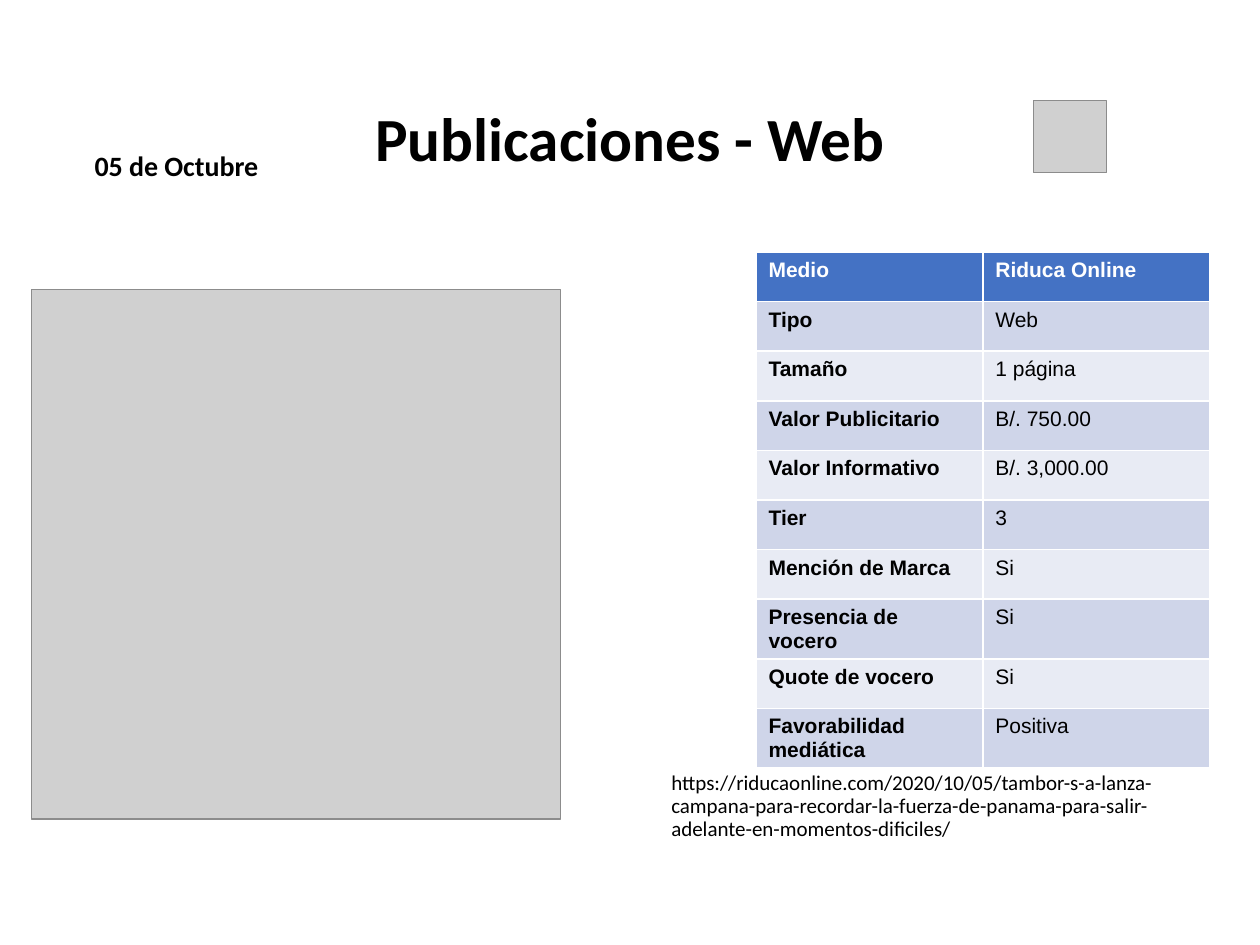
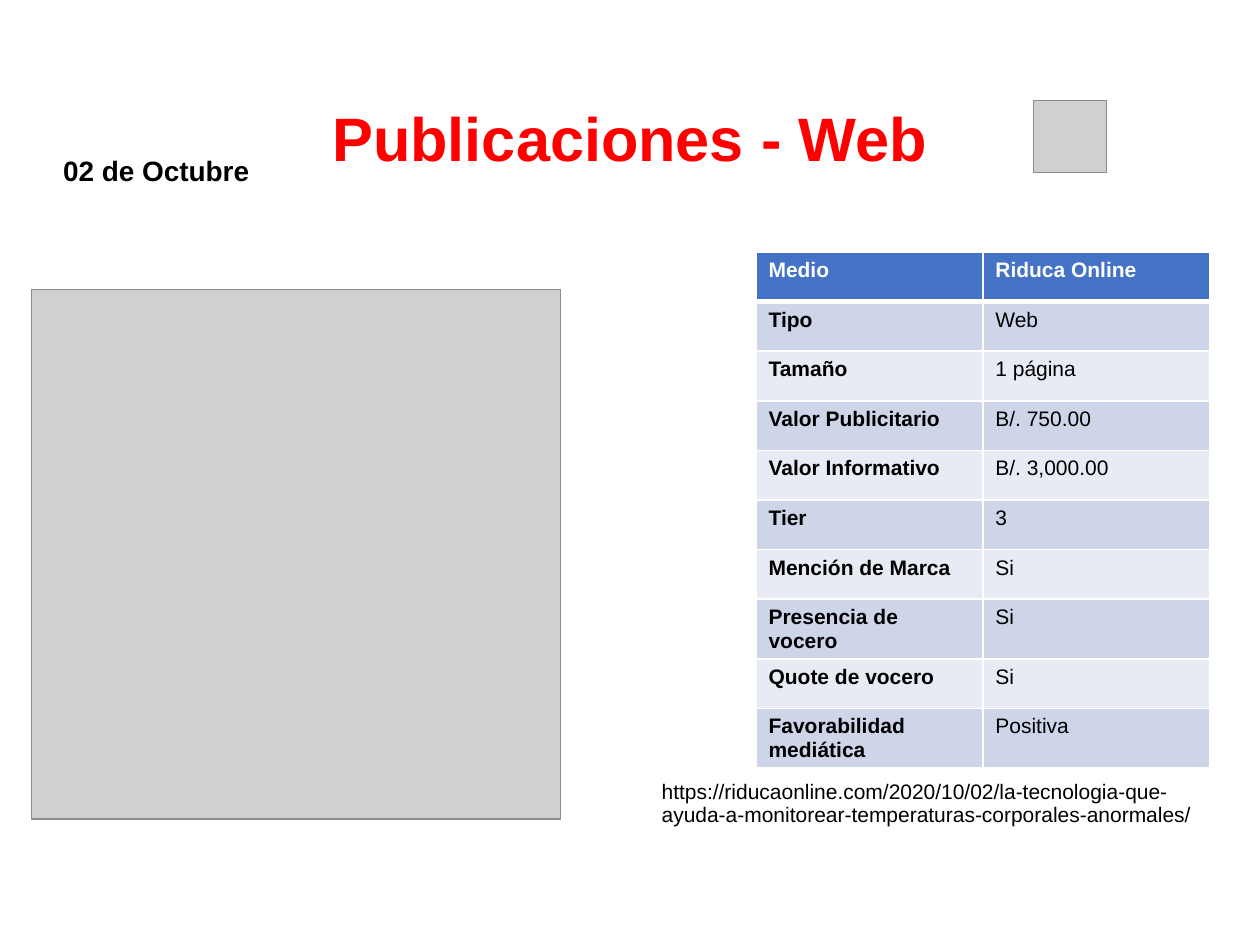
Before and after one commit to dgarci23/Report-Generator, a slide deck: slide 2 of Presentacion Terminada.pptx (slide 5 before the commit). Drawn at 1260x945 pixels with LibreOffice and Linux fonts; fonts in the diff are those of the drawing; grey boxes stand for pictures; background and template pictures are left out. Boxes give left, top, right and bottom in pixels: in the first picture for what was removed or moved away, otherwise in the second. Text is boxed around its words. In the diff, an @@ line names an element or a change of style, - is before the commit and + after.

```diff
--- a/Presentacion Terminada.pptx
+++ b/Presentacion Terminada.pptx
@@ title "Publicaciones - Web" at bbox=[332, 116, 926, 162]: font Calibri to Arial, text colour #000000 to #FF0000 @@
@@ text "02 de Octubre" at bbox=[63, 160, 249, 182]: vertical alignment bottom to top @@
@@ text at bbox=[63, 160, 249, 182]: text changed; font Calibri to Arial @@
-05 de Octubre
+02 de Octubre
@@ text at bbox=[662, 783, 1191, 826]: text changed; font Calibri to Arial @@
-https://riducaonline.com/2020/10/05/tambor-s-a-lanza-campana-para-recordar-la-fuerza-de-panama-para-salir-adelante-en-momentos-dificiles/
+https://riducaonline.com/2020/10/02/la-tecnologia-que-ayuda-a-monitorear-temperaturas-corporales-anormales/
```
Also in this commit, not shown: 8 other slides changed, 19 slides added, 2 other files.
